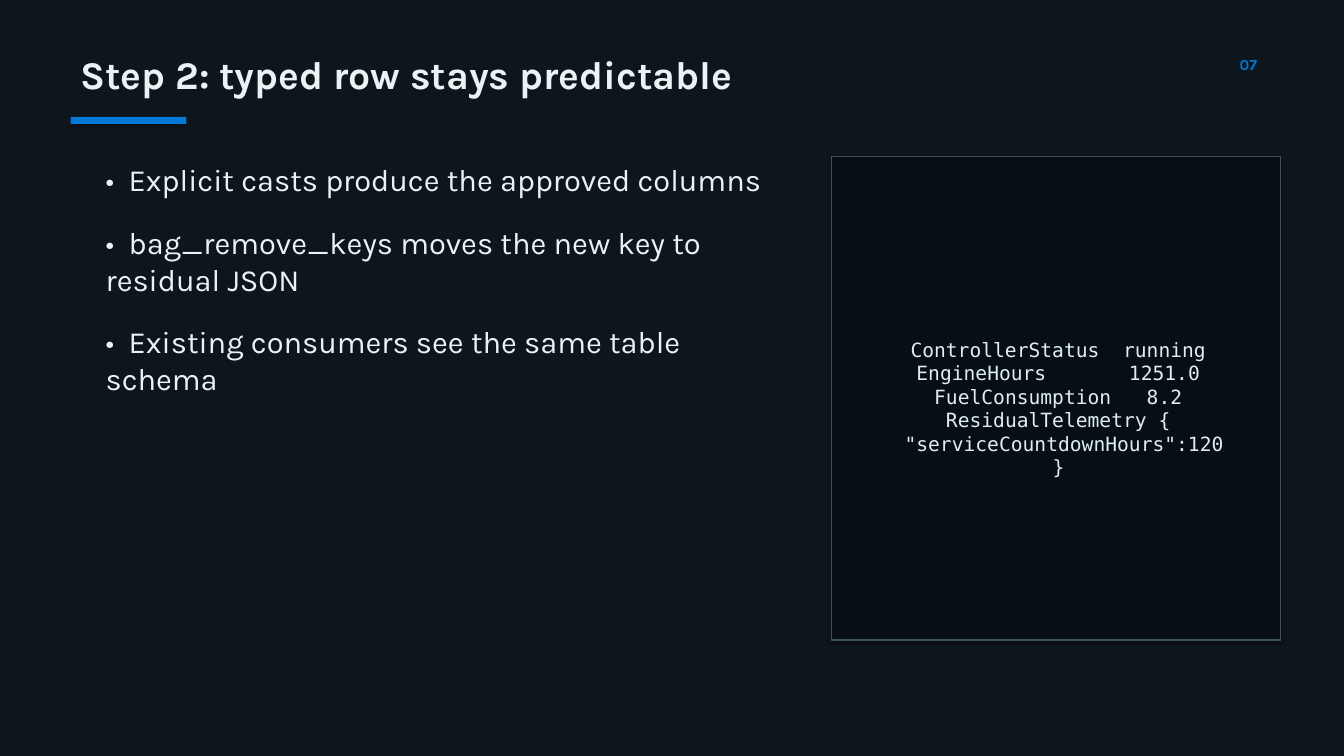
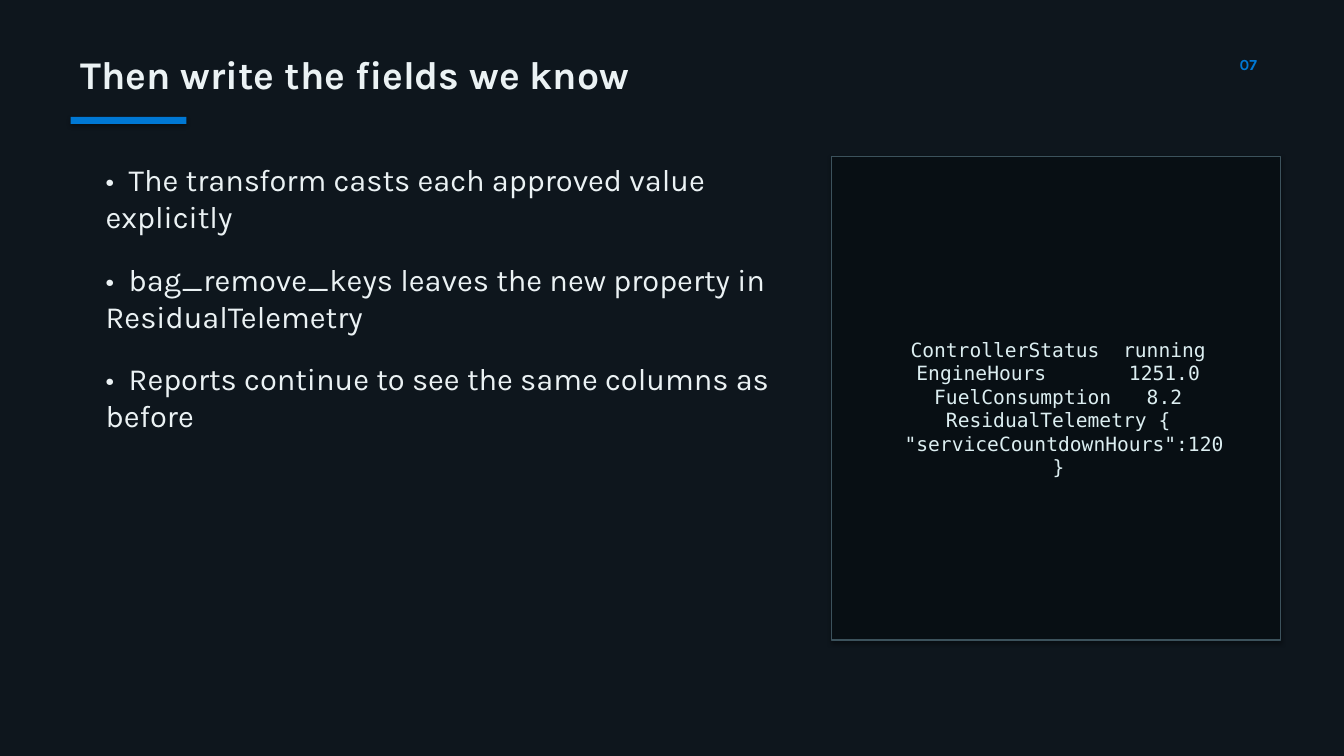
Before and after one commit to MatthieuLefebvre/eventhouse-schema-drift-reference, a slide deck: slide 7 of presentation/eventhouse-schema-drift-reference.pptx. Drawn at 1344x756 pixels with LibreOffice and Linux fonts; fonts in the diff are those of the drawing. Boxes give left, top, right and bottom in pixels: in the first picture for what was removed or moved away, otherwise in the second. Text is boxed around its words. In the diff, an @@ line names an element or a change of style, - is before the commit and + after.

```diff
--- a/presentation/eventhouse-schema-drift-reference.pptx
+++ b/presentation/eventhouse-schema-drift-reference.pptx
@@ text at (x1=80, y1=61, x2=629, y2=90): text changed @@
-Step 2: typed row stays predictable
+Then write the fields we know
@@ text at (x1=106, y1=170, x2=769, y2=428): text changed @@
-• Explicit casts produce the approved columns
-• bag_remove_keys moves the new key to residual JSON
-• Existing consumers see the same table schema
+• The transform casts each approved value explicitly
+• bag_remove_keys leaves the new property in ResidualTelemetry
+• Reports continue to see the same columns as before
```
Also in this commit, not shown: 15 other slides changed, 3 other files.
